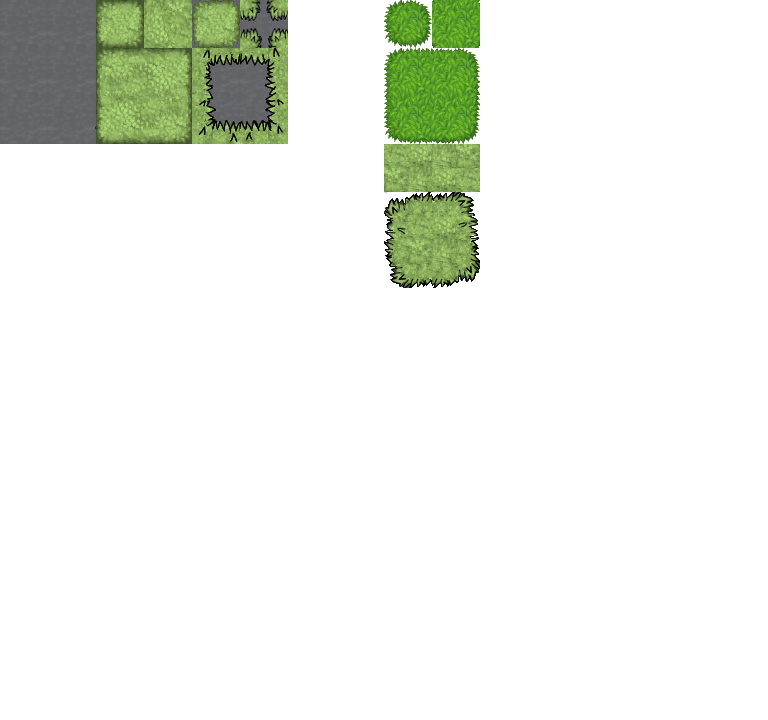
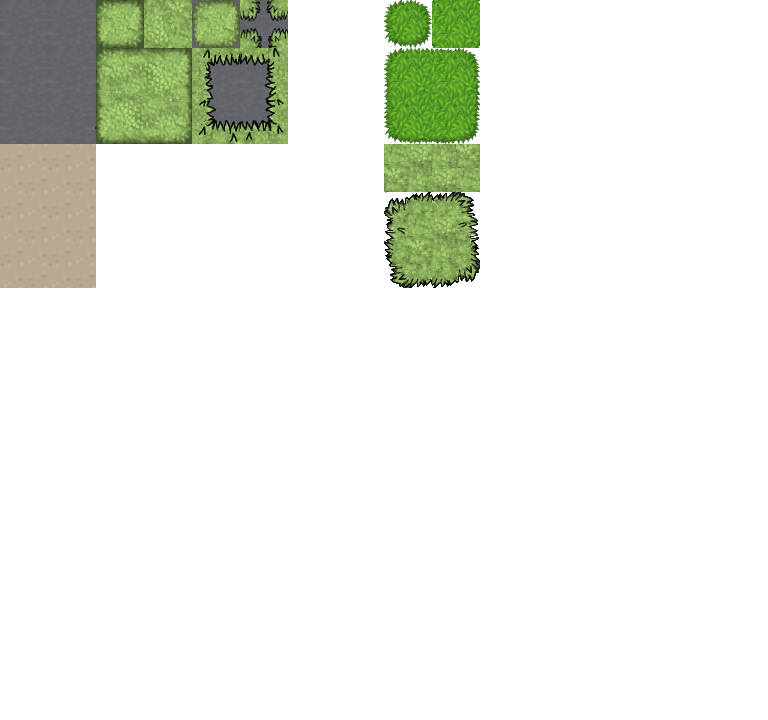
Layered file, before and after one edit (768x720). Changes by layer:
painted on "Proper" over [0, 144, 96, 288]
